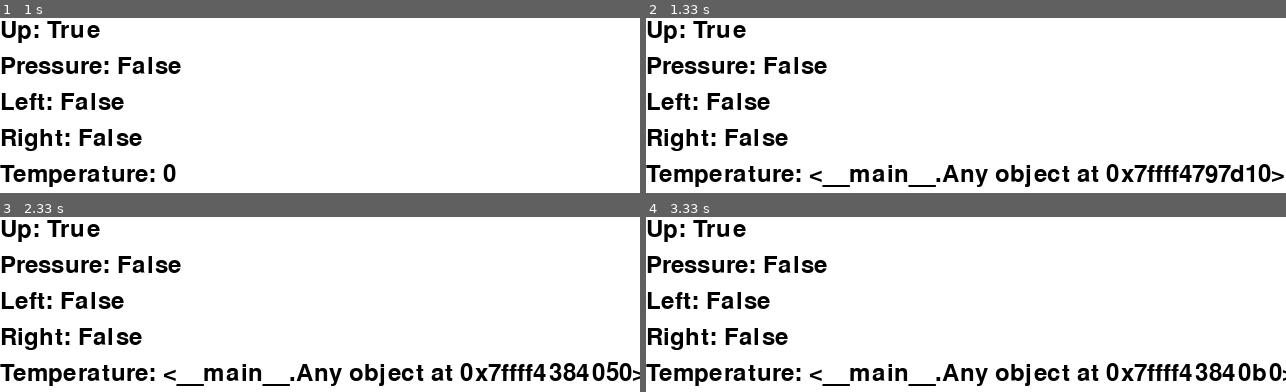
Above: before the commit, frames 1-4 (two rows, left to right).
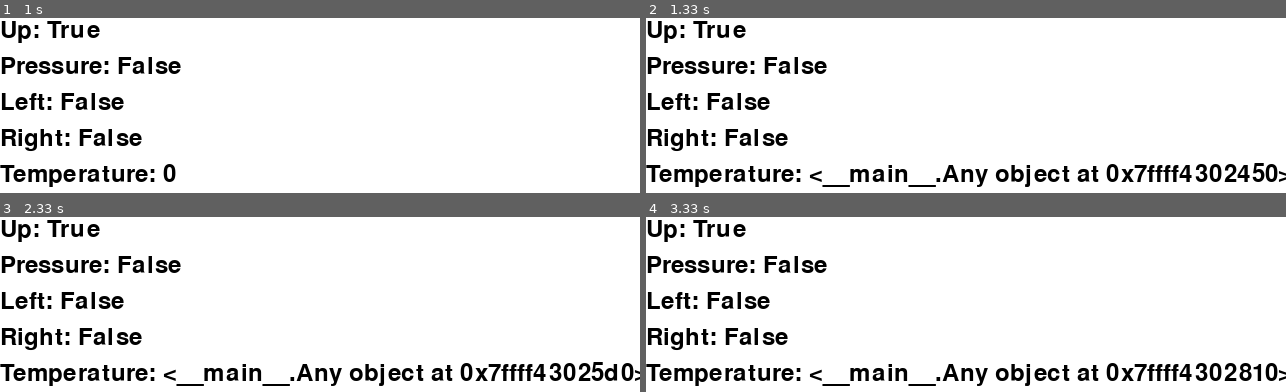
Above: after the commit, the same moments.

Repository: RIT-MDRC/Catbot
Game: pygame game, started from src/raspi/main.py
The game is run twice, just before and just after one commit, with the same random seed, the same clock (stepped at 60 frames per second) and the same inputs.
Inputs:
- Up to frame 1 (1 s): tap W at 0.33 s; tap S at 0.67 s
- Up to frame 2 (1.33 s): hold Right from 1 s (still down)
- Up to frame 3 (2.33 s): release Right at 1.47 s; tap D at 2 s
- Up to frame 4 (3.33 s): hold Left from 2.83 s (still down)

Frame 1 is identical in both runs. In frame 2, 1.0% of the frame differs, in the area x 85-100%, y 82-95%; in frame 3, 0.7%; in frame 4, 0.7%.

Commit message:
feat: back support 3.11

Diff:
--- a/src/raspi/control/motor/motor_controller.py
+++ b/src/raspi/control/motor/motor_controller.py
@@ -1,5 +1,4 @@
 from gpiozero import PWMOutputDevice
-from gpiozero import DigitalOutputDevice
 
 from utils.util import create_output_device
 
--- a/src/raspi/control/muscle/muscle_controller.py
+++ b/src/raspi/control/muscle/muscle_controller.py
@@ -1,11 +1,9 @@
 from functools import wraps
 from dataclasses import dataclass, field
-from typing import Any
 
 from io_controller.pneumatics.pressure import is_pressure_ok
 from io_controller.pneumatics.valve import (
     get_valve_state,
-    toggle_valve,
     turn_valve_off,
     turn_valve_on,
 )
--- a/src/raspi/io_controller/pneumatics/compressor.py
+++ b/src/raspi/io_controller/pneumatics/compressor.py
@@ -1,14 +1,11 @@
 from functools import wraps
 from gpiozero import DigitalOutputDevice
 
-from utils.deviceMock import DigitalOutputDeviceType
 
-
-type Compressor = str | DigitalOutputDeviceType
 compressor_pins = dict()
 
 
-def add_compressor_pin(name: str, compressor: DigitalOutputDeviceType) -> None:
+def add_compressor_pin(name: str, compressor) -> None:
     """
     Add a new valve pin to the list of pins.
 
@@ -20,7 +17,7 @@
     compressor_pins[name] = compressor
 
 
-def get_compressor(name: str) -> DigitalOutputDeviceType:
+def get_compressor(name: str):
     """
     Get the pin number of a valve.
 
@@ -78,7 +75,7 @@
 
 
 @compressor_action
-def turn_compressor_on(valve: Compressor) -> None:
+def turn_compressor_on(valve) -> None:
     """
     Turn a valve on.
 
@@ -88,7 +85,7 @@
 
 
 @compressor_action
-def turn_compressor_off(compressor: Compressor) -> None:
+def turn_compressor_off(compressor) -> None:
     """
     Turn a valve off.
 
@@ -98,7 +95,7 @@
 
 
 @compressor_action
-def turn_value(compressor: Compressor, state: bool) -> None:
+def turn_value(compressor, state: bool) -> None:
     """
     Turn a valve on or off.
 
@@ -109,7 +106,7 @@
 
 
 @compressor_action
-def toggle_valve(compressor: Compressor) -> None:
+def toggle_valve(compressor) -> None:
     """
     Toggle a valve.
 
@@ -119,7 +116,7 @@
 
 
 @compressor_action
-def get_valve_state(compressor: Compressor) -> bool:
+def get_valve_state(compressor) -> bool:
     """
     Get the state of a valve.
 
--- a/src/raspi/io_controller/pneumatics/pressure.py
+++ b/src/raspi/io_controller/pneumatics/pressure.py
@@ -1,13 +1,13 @@
 from functools import wraps
 from gpiozero import DigitalInputDevice
 
-from utils.deviceMock import DigitalInputDeviceType, FakeInputDevice
+from utils.deviceMock import FakeInputDevice
 
-type Pressure_device = str | DigitalInputDeviceType
+
 pressure_pins = dict()
 
 
-def add_pressure_pin(name: str, pressure: DigitalInputDeviceType) -> None:
+def add_pressure_pin(name: str, pressure) -> None:
     """
     Add a new pressure sensor to the list of pins.
 
@@ -19,7 +19,7 @@
     pressure_pins[name] = pressure
 
 
-def get_pressure_device(name: str) -> DigitalInputDeviceType:
+def get_pressure_device(name: str):
     """
     Get the pin number of a pressure sensor.
 
@@ -90,7 +90,7 @@
 
 
 @pressure_action
-def is_pressure_ok(device: Pressure_device) -> bool:
+def is_pressure_ok(device) -> bool:
     """
     Check if the pressure sensor is ok.
 
@@ -102,7 +102,7 @@
 
 
 @pressure_action
-def on_pressure_active(device: Pressure_device, action: callable) -> None:
+def on_pressure_active(device, action: callable) -> None:
     """
     Add a new pressure sensor change event.
 
@@ -115,7 +115,7 @@
 
 
 @pressure_action
-def on_pressure_deactive(device: Pressure_device, action: callable) -> None:
+def on_pressure_deactive(device, action: callable) -> None:
     """
     Add a new pressure sensor change event.
 
--- a/src/raspi/io_controller/pneumatics/valve.py
+++ b/src/raspi/io_controller/pneumatics/valve.py
@@ -1,14 +1,11 @@
 from functools import wraps
 from gpiozero import DigitalOutputDevice
 
-from utils.deviceMock import DigitalOutputDeviceType
 
-
-type Valve = str | DigitalOutputDeviceType
 valve_pins = dict()
 
 
-def add_valve_pin(name: str, valve: DigitalOutputDeviceType) -> None:
+def add_valve_pin(name: str, valve) -> None:
     """
     Add a new valve pin to the list of pins.
 
@@ -20,7 +17,7 @@
     valve_pins[name] = valve
 
 
-def get_valve(name: str) -> DigitalOutputDeviceType:
+def get_valve(name: str):
     """
     Get the pin number of a valve.
 
@@ -78,7 +75,7 @@
 
 
 @valve_action
-def turn_valve_on(valve: Valve) -> None:
+def turn_valve_on(valve) -> None:
     """
     Turn a valve on.
 
@@ -88,7 +85,7 @@
 
 
 @valve_action
-def turn_valve_off(valve: Valve) -> None:
+def turn_valve_off(valve) -> None:
     """
     Turn a valve off.
 
@@ -98,7 +95,7 @@
 
 
 @valve_action
-def turn_value(valve: Valve, state: bool) -> None:
+def turn_value(valve, state: bool) -> None:
     """
     Turn a valve on or off.
 
@@ -109,7 +106,7 @@
 
 
 @valve_action
-def toggle_valve(valve: Valve) -> None:
+def toggle_valve(valve) -> None:
     """
     Toggle a valve.
 
@@ -119,7 +116,7 @@
 
 
 @valve_action
-def get_valve_state(valve: Valve) -> bool:
+def get_valve_state(valve) -> bool:
     """
     Get the state of a valve.
 
--- a/src/raspi/main.py
+++ b/src/raspi/main.py
@@ -1,5 +1,5 @@
 from enum import Enum
-from control.muscle.muscle_controller import contract, relax, toggle_muscle_state
+from control.muscle.muscle_controller import contract, relax
 from io_controller.pneumatics.compressor import (
     turn_compressor_off,
     turn_compressor_on,
--- a/src/raspi/utils/deviceMock.py
+++ b/src/raspi/utils/deviceMock.py
@@ -58,7 +58,3 @@
         elif self.value == 0 and self.when_deactivated is not None:
             print("(Dev) calling when_deactivated")
             self.when_deactivated()
-
-
-type DigitalInputDeviceType = DigitalInputDevice | FakeInputDevice
-type DigitalOutputDeviceType = DigitalOutputDevice | FakeOutputDevice
--- a/src/raspi/utils/util.py
+++ b/src/raspi/utils/util.py
@@ -5,8 +5,6 @@
 from io_controller.pneumatics.valve import add_valve_pin
 from io_controller.pneumatics.pressure import add_pressure_pin
 from utils.deviceMock import (
-    DigitalOutputDeviceType,
-    DigitalInputDeviceType,
     FakeInputDevice,
     FakeOutputDevice,
 )
@@ -25,7 +23,7 @@
     return config["ENV"] == "dev"
 
 
-def create_input_device(pin: int, onDev: callable = None) -> DigitalInputDeviceType:
+def create_input_device(pin: int, onDev: callable = None):
     """
     Create a new input device.
 
@@ -47,7 +45,7 @@
 """Create a new pressure device (alias for create_input_device)"""
 
 
-def create_output_device(pin: int, onDev: callable = None) -> DigitalOutputDeviceType:
+def create_output_device(pin: int, onDev: callable = None):
     """
     Create a new output device.
 
